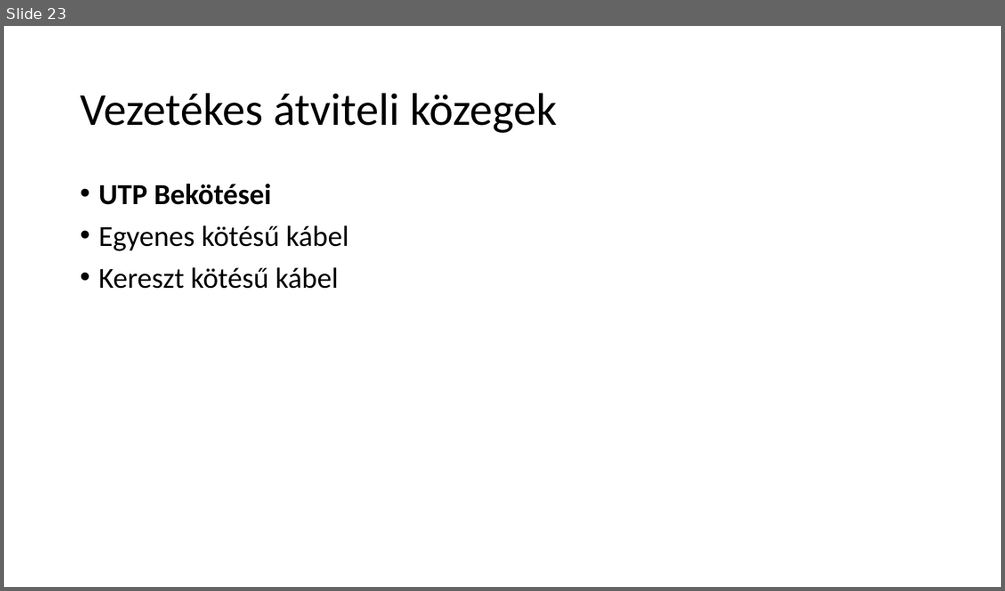
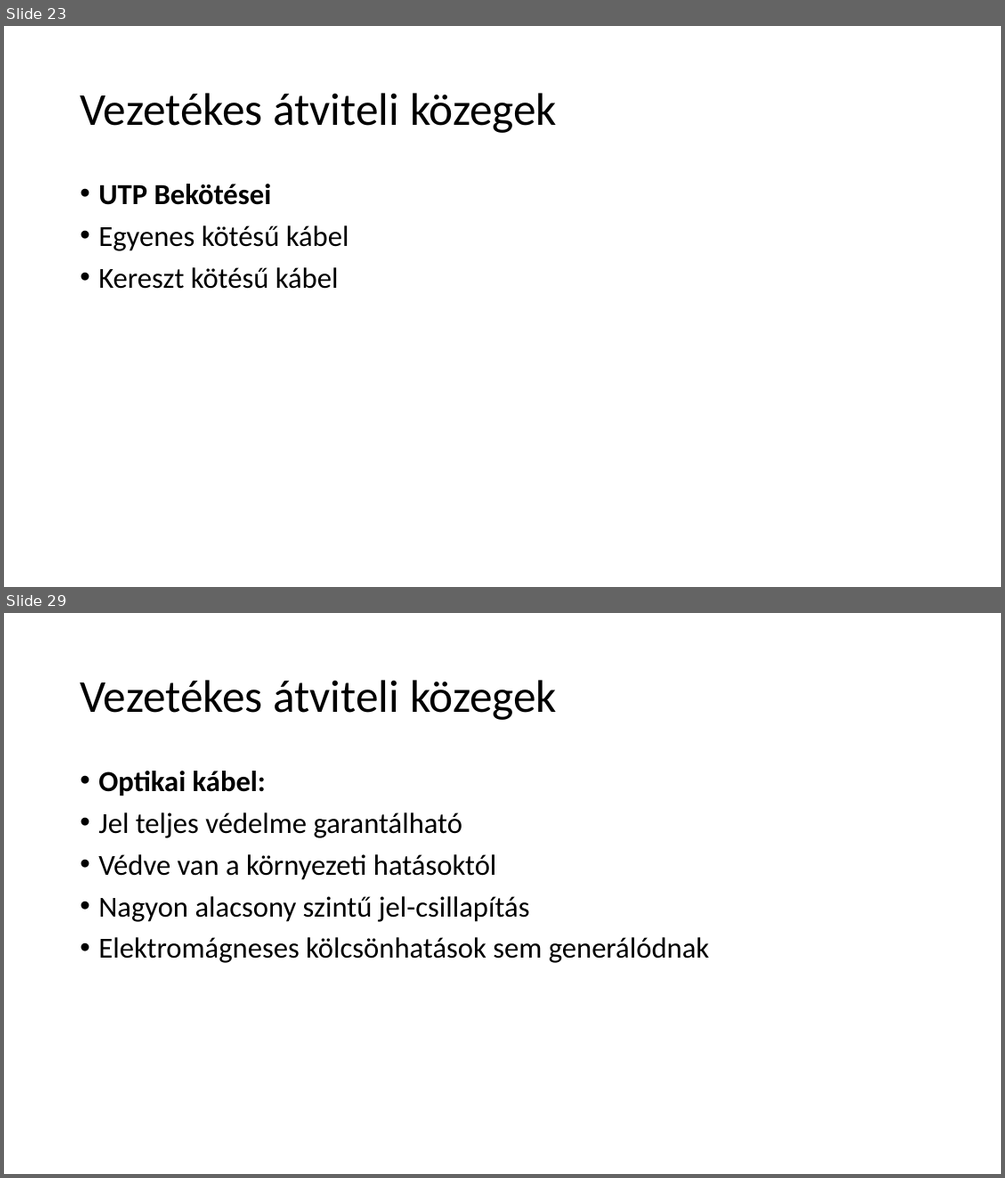
Before and after one commit to gutibalintka/Iktproll2, a slide deck: Vezeték, vezeték nélküli átviteli közegek.pptx. Shown one above the other, each under a label of ours: slide 23 before the commit, slides 23 and 29 after it; the slides between them are not shown. The pictures are 1005x591 and 1005x1178 pixels, drawn with LibreOffice and Linux fonts; fonts in the diff are those of the drawing. Boxes give left, top, right and bottom in pixels: in the first picture for what was removed or moved away, otherwise in the second. Text is boxed around its words. In the diff, an @@ line names an element or a change of style, - is before the commit and + after.

Commit message:
Add files via upload
PPT 2

```diff
--- a/Vezeték, vezeték nélküli átviteli közegek.pptx
+++ b/Vezeték, vezeték nélküli átviteli közegek.pptx
@@ slide 29 added at box(4, 613, 1001, 1174), background #FFFFFF @@
@@ title added at box(80, 680, 557, 720), 44 pt, text #000000 @@
+Vezetékes átviteli közegek
@@ text added at box(98, 771, 709, 963), 28 pt, text #000000 @@
+• Optikai kábel:
+• Jel teljes védelme garantálható
+• Védve van a környezeti hatásoktól
+• Nagyon alacsony szintű jel-csillapítás
+• Elektromágneses kölcsönhatások sem generálódnak
```
Also in this commit, not shown: 9 other slides added.
